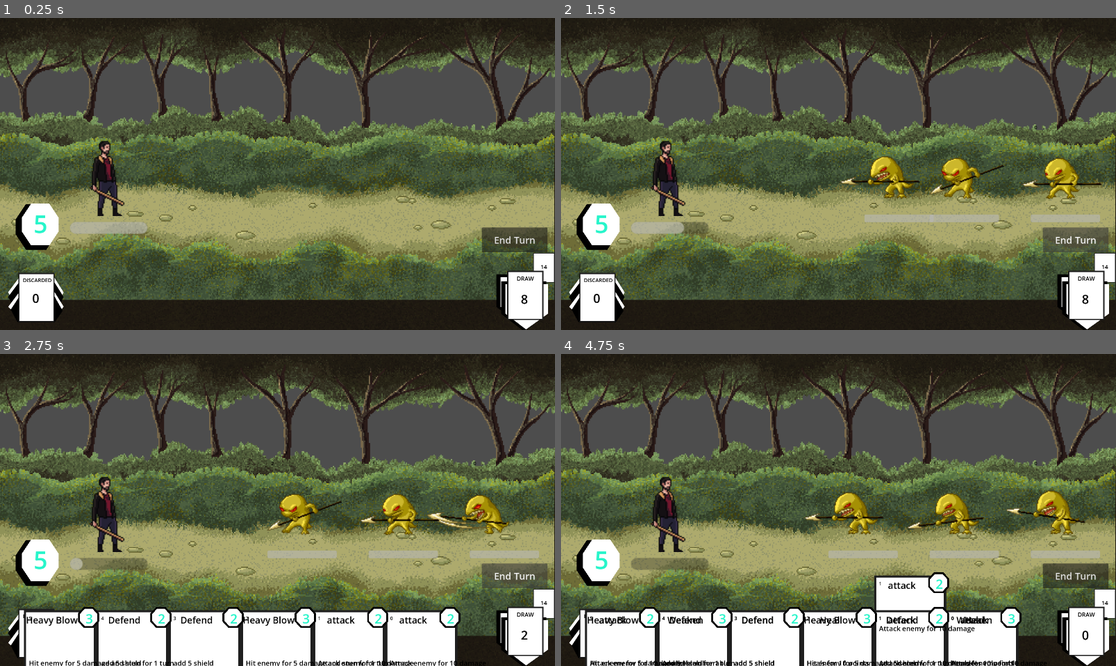
Above: before the commit, frames 1-4 (two rows, left to right).
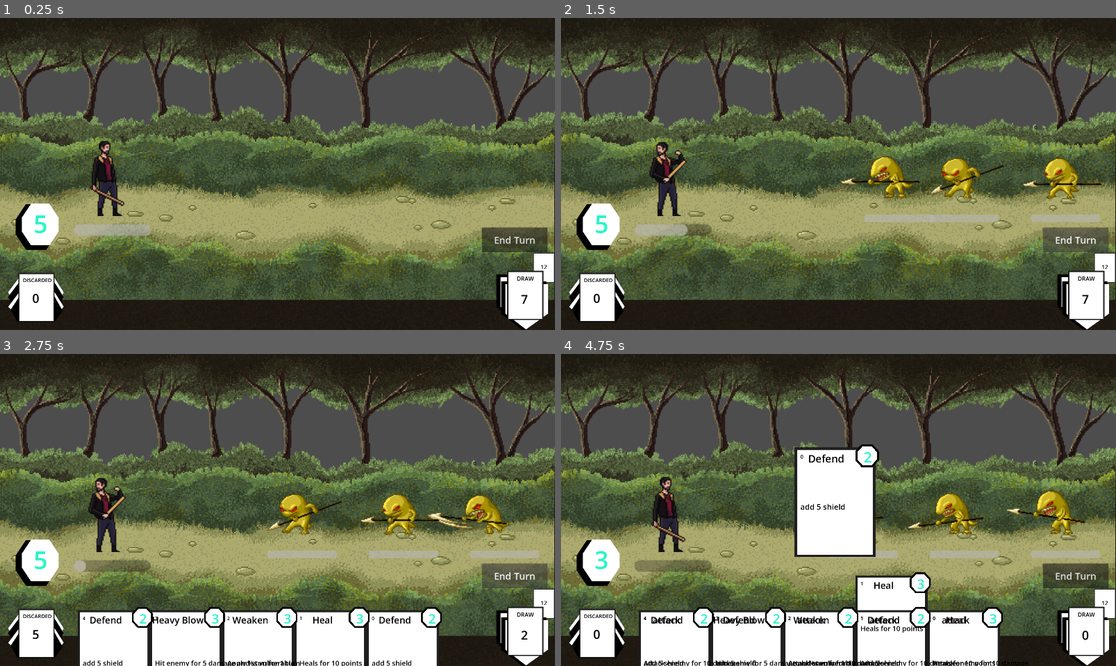
Above: after the commit, the same moments.

Repository: Leosten/card-game
Game: Godot game, scene res://main.tscn
Same seed, same stepped clock (60 frames per second), same inputs: the game is played once before the commit and once after it.
Inputs (mouse positions are in pixels of both pictures, inside the frame that each line leads up to):
- Up to frame 1 (0.25 s): no input
- Up to frame 2 (1.5 s): click "End Turn" at 0.5 s; click "End Turn" at 1.25 s
- Up to frame 3 (2.75 s): click "End Turn" at 2 s
- Up to frame 4 (4.75 s): move the mouse to (982, 656) at 2.77 s; click (982, 656) at 2.92 s; move the mouse to (988, 659) at 3.52 s; click (988, 659) at 3.67 s; move the mouse to (927, 659) at 4.27 s; click (927, 659) at 4.42 s

The runs differ from the first frame. In frame 1, 0.2% of the frame differs, in the area x 12-99%, y 65-92%; in frame 2, 0.9%; in frame 3, 6.0%; in frame 4, 12%, in the area x 4-99%, y 28-100%.

Commit message:
working state gameloop, starting ui elements, card hud as gui todo

Diff:
--- a/Manager/action_manager.gd
+++ b/Manager/action_manager.gd
@@ -2,7 +2,6 @@
 extends Node
 
 signal update_battle_state(battle_state : BattleState)
-
 signal card_used(card_data : CardData)
 
 func _ready() -> void:
@@ -10,13 +9,12 @@
 
 func cost_card_mana(battle_state: BattleState, card_cost):
 	battle_state.player_stats.current_mana -= card_cost
-	battle_state.player_stats.current_mana_changed.emit(card_cost)
+	battle_state.player_stats.current_mana_changed.emit()
 
 func use_card_on_enemy(card : CardData, battle_state: BattleState, monster_data: MonsterData):
 	if !card.allowed_targets.has(CardUtils.targets.ENEMY):
 		print("ERROR : target not allowed")
 	print("card used on monster %s" % str(monster_data.battle_position))
-
 	apply_card_action(battle_state, card, monster_data)
 
 func use_card_on_ally(card : CardData, battle_state: BattleState):
@@ -42,11 +40,9 @@
 			battle_state.player_stats = StatusUtils.apply_buffs(battle_state.player_stats, card.buffs)
 		if (enemy != null) :
 			if action == CardUtils.action_type.DAMAGE:
-				print("card attack type")
 				var final_damage = DamageUtils.calculate_final_damage(card.damage, battle_state.player_stats, enemy)
 				enemy = DamageUtils.apply_damage(final_damage, enemy)
 			if action == CardUtils.action_type.STATUS_EFFECTS:
-				print("card status type")
 				enemy = StatusUtils.apply_status_effects(enemy, card.status_effects)
 			check_for_death(enemy, battle_state)
 
@@ -74,5 +70,6 @@
 		monster.health = 0
 		battle_state.level_monsters.erase(monster)
 		print("enemy %s dead" % monster.battle_position)
+
 func use_card_on_all_enemies():
 	pass
--- a/Manager/battle_state.gd
+++ b/Manager/battle_state.gd
@@ -9,3 +9,4 @@
 
 func replenish_player_mana():
 	player_stats = CharacterUtils.replenish_mana(player_stats)
+	player_stats.current_mana_changed.emit()
--- a/Manager/character_manager.gd
+++ b/Manager/character_manager.gd
@@ -22,7 +22,7 @@
 	match character_id:
 		1:
 			print("Character number 1 starting deck")
-			return [0,0,0,0,1,1,1,1,2,2,3,3,4,4]
+			return [0,0,0,0,1,1,1,1,2,2,3,4]
 
 func _get_starting_stats(char_id):
 	match char_id:
@@ -33,5 +33,5 @@
 			player_stats.max_health = 90
 			player_stats.current_mana = 5
 			player_stats.max_mana = 5
-			player_stats.draw_value = 6
+			player_stats.draw_value = 5
 			return player_stats
--- a/Resources/Characters/1/Character1.gd
+++ b/Resources/Characters/1/Character1.gd
@@ -1,6 +1,5 @@
-extends CharacterBody2D
+extends TargetCharacter
 
-@onready var _animated_sprite = $AnimatedSprite2D
 @export var player_stats : PlayerStats
 
 func init(battle_state: BattleState):
@@ -15,7 +14,8 @@
 	player_stats.buffed
 
 func _process(_delta):
-	_animated_sprite.play("idle")
+	if not animating:
+		_animated_sprite.play("idle")
 
 func update():
 	$HealthBar.max_value = player_stats.max_health
@@ -28,6 +28,9 @@
 	#not used right now, scene update is in battle
 	pass
 
-func on_damage_taken():
-	#not used right now, scene update is in battle
-	pass
+func on_damage_taken(damage):
+	animating = true
+	_animated_sprite.stop()
+	_animated_sprite.play("damage_taken")
+	await _animated_sprite.animation_finished
+	animating = false
--- a/Resources/Characters/1/Character1.tscn
+++ b/Resources/Characters/1/Character1.tscn
@@ -68,7 +68,7 @@
 "duration": 1.0,
 "texture": SubResource("AtlasTexture_73yqu")
 }],
-"loop": 1,
+"loop": 0,
 "name": &"attack",
 "speed": 3.0
 }, {
@@ -80,7 +80,7 @@
 "texture": SubResource("AtlasTexture_lfjfh")
 }],
 "loop": 0,
-"name": &"damaged",
+"name": &"damage_taken",
 "speed": 3.0
 }, {
 "frames": [{
@@ -116,16 +116,15 @@
 
 [node name="AnimatedSprite2D" type="AnimatedSprite2D" parent="." unique_id=1122831603]
 sprite_frames = SubResource("SpriteFrames_ekkti")
-animation = &"attack"
-frame_progress = 0.74468255
+animation = &"damage_taken"
 
 [node name="CollisionShape2D" type="CollisionShape2D" parent="." unique_id=407755184]
 position = Vector2(-2.5, 28)
 shape = SubResource("RectangleShape2D_q7hkx")
 
-[node name="HealthBar" type="ProgressBar" parent="." unique_id=843287432]
-offset_left = -32.5
-offset_top = 68.5
-offset_right = 34.75
-offset_bottom = 78.75
+[node name="HealthBar" type="ProgressBar" parent="." unique_id=746671620]
+offset_left = -29.25
+offset_top = 71.25
+offset_right = 37.75
+offset_bottom = 81.25
 show_percentage = false
--- a/Resources/Characters/player_stats.gd
+++ b/Resources/Characters/player_stats.gd
@@ -2,7 +2,7 @@
 
 extends Targetable
 
-signal current_mana_changed(cost)
+signal current_mana_changed
 
 @export var current_mana : int = 5
 @export var max_mana : int = 5
--- /dev/null
+++ b/Resources/Characters/target_character.gd
@@ -0,0 +1,13 @@
+class_name TargetCharacter
+
+extends CharacterBody2D
+
+var animating = false
+@onready var _animated_sprite : AnimatedSprite2D = $AnimatedSprite2D
+
+func attack_animation():
+	animating = true
+	_animated_sprite.stop()
+	_animated_sprite.play("attack")
+	await _animated_sprite.animation_finished
+	animating = false
--- a/Utils/damage_utils.gd
+++ b/Utils/damage_utils.gd
@@ -23,6 +23,7 @@
 			target.damage_shielded.emit(damage_value)
 			return target
 	target.health -= damage_value
+	target.damage_taken.emit(damage_value)
 	check_for_death(target)
 	print("enemy damaged")
 	target.stats_changed.emit()
--- /dev/null
+++ b/View/Battle/character_stats_window.tscn
@@ -0,0 +1,26 @@
+[gd_scene format=3 uid="uid://bnp4uikc62nj1"]
+
+[node name="CharacterStatsWindow" type="Node2D" unique_id=1699102038]
+
+[node name="VBoxContainer" type="VBoxContainer" parent="." unique_id=212147831]
+offset_right = 596.0
+offset_bottom = 299.0
+
+[node name="HealthBar" type="ProgressBar" parent="VBoxContainer" unique_id=632292429]
+layout_mode = 2
+
+[node name="Health" type="Label" parent="VBoxContainer/HealthBar" unique_id=704031492]
+layout_mode = 0
+offset_left = 170.0
+offset_top = 84.0
+offset_right = 210.0
+offset_bottom = 107.0
+
+[node name="ShieldBar" type="ProgressBar" parent="VBoxContainer/HealthBar" unique_id=704427127]
+layout_mode = 0
+offset_left = 281.0
+offset_right = 597.0
+offset_bottom = 27.0
+
+[node name="list_icons" type="HBoxContainer" parent="VBoxContainer" unique_id=133163696]
+layout_mode = 2
--- a/View/Cards/card_hud.gd
+++ b/View/Cards/card_hud.gd
@@ -7,7 +7,7 @@
 @export var margin_between_cards = 18
 @export var card_size = 250
 @export var max_nb_of_cards = 10
-#const CardAnimationManager = preload("res://Manager/card_animation_manager.gd")
+
 var card_animation_manager : CardAnimationManager
 var displayed_hand: Array[Card] = []
 var card_hand_positions: Array[Area2D] = []
@@ -38,7 +38,6 @@
 func init_card_position() -> void:
 	#var viewport_size := get_viewport_rect().size
 	card_hand_positions = CardUtils.init_card_position(card_animation_manager.viewport_size, max_nb_of_cards, player_draw_value, card_size, margin_between_cards, left_margin, bottom_margin)
-	print("card positions init")
 
 func draw_cards(draw_value) -> void:
 	if draw_value <= 0:
@@ -48,12 +47,10 @@
 	if (draw_value >= draw_pile_remaining):
 		draw_value = draw_pile_remaining
 
-	#first add to player_hand
 	for index in draw_value:
 		var card_data = draw_pile.pop_front()
 		card_data.hand_position = index
 		player_hand.append(card_data)
-
 	update_piles_count()
 
 func check_draw_pile_size_reset():
@@ -76,9 +73,7 @@
 		card.clicked.connect(_on_card_clicked)
 		add_child(card)
 		displayed_hand.append(card)
-
 	await card_animation_manager.cards_appear_animation(displayed_hand, card_hand_positions)
-	print("display hand func")
 
 func discard_card(card_data: CardData):
 	card_used = true
@@ -110,7 +105,6 @@
 	for card_scene : Card in displayed_hand:
 		card_scene.queue_free()
 	displayed_hand.clear()
-	print("discard all")
 
 func init_player_deck():
 	player_deck = GameManager.get_player_deck()
--- a/View/Monsters/1/monster_1.tscn
+++ b/View/Monsters/1/monster_1.tscn
@@ -48,7 +48,7 @@
 "duration": 1.0,
 "texture": ExtResource("9_b5hmt")
 }],
-"loop": 1,
+"loop": 0,
 "name": &"damage_taken",
 "speed": 5.0
 }, {
@@ -101,12 +101,11 @@
 position = Vector2(49, -121)
 scale = Vector2(3, 3)
 sprite_frames = SubResource("SpriteFrames_qosxv")
-animation = &"damage_taken"
-frame_progress = 0.97409517
+animation = &"attack"
 
 [node name="CollisionShape2D" parent="Area2D" parent_id_path=PackedInt32Array(886200655) index="0" unique_id=1799351193]
 position = Vector2(-5.5, -102)
-shape = SubResource("RectangleShape2D_dfrsi")
+shape = SubResource("RectangleShape2D_ixagl")
 
 [node name="MonsterName" parent="." index="2" unique_id=1164102193]
 offset_left = 0.0
--- a/View/Monsters/monster.gd
+++ b/View/Monsters/monster.gd
@@ -1,19 +1,25 @@
 class_name Monster
+
 extends AnimatableBody2D
+
+signal clicked(monster_data: MonsterData)
+signal hovered(monster_data: MonsterData)
+signal dead(monster_data: MonsterData)
 
 @onready var _animated_sprite : AnimatedSprite2D = $AnimatedSprite2D
 @export var monster_data : MonsterData = null
+
 var battle_position
-signal clicked(monster_data: MonsterData)
-signal hovered(monster_data: MonsterData)
-signal dead(monster_data: MonsterData)
 var animating : bool = false
 var dying : bool = false
 
 func _ready() -> void:
-	print('mnster rdy')
 	input_event.connect(_on_input_event)
 	update_health_bar()
+
+func _process(_delta):
+	if not animating:
+		_animated_sprite.play("idle")
 
 func init_data(m_data: MonsterData):
 	monster_data = m_data
@@ -26,16 +32,6 @@
 	monster_data.acting.connect(on_action)
 	monster_data.damage_taken.connect(on_damage_taken)
 	monster_data.death.connect(on_monster_dead)
-
-func _process(_delta):
-	if monster_data.health <= 0:
-		update_health_bar()
-		if not dying:
-			on_monster_dead()
-		#_animated_sprite.play("death")
-		#_animated_sprite.animation_finished.connect(on_death_finish)
-	elif not animating:
-		_animated_sprite.play("idle")
 
 func set_battle_position(battle_position):
 	monster_data.battle_position = battle_position
@@ -57,18 +53,11 @@
 	hovered.emit(monster_data)
 
 func update_health_bar():
-	#print("health bar value : %s" % str(monster_data.health))
 	$HealthBar.max_value = monster_data.max_health
 	$HealthBar.value = monster_data.health
 
-#func update_monster_state(monster_d):
-	#monster_data = monster_d
-	#update_health_bar()
-
 func on_monster_dead():
-	if dying:
-		return
-	dying = true
+	animating = true
 	_animated_sprite.stop()
 	_animated_sprite.play("death")
 	await _animated_sprite.animation_finished
@@ -88,7 +77,6 @@
 	match action_type:
 		MonsterUtils.action_types.DAMAGE:
 			attack_animation()
-	emit_signal("animation_finished")
 
 func attack_animation():
 	animating = true
@@ -98,7 +86,6 @@
 	animating = false
 
 func on_action(action_type):
-	print("action animation")
 	play_action_animation(action_type)
 
 func on_damage_taken(damage):
@@ -109,5 +96,4 @@
 	animating = false
 
 func on_stats_changed():
-	print("monster scene on stats changed")
 	update_health_bar()
--- a/battle.gd
+++ b/battle.gd
@@ -9,9 +9,6 @@
 var monsters_displayed : Array[Monster]
 var player_character : CharacterBody2D
 var death_timer: SceneTreeTimer
-#const StageManager = preload("res://Manager/stage_manager.gd")
-#const ActionManager = preload("res://Manager/action_manager.gd")
-#const BattleAnimationManager = preload("res://Manager/battle_animation_manager.gd")
 
 var stage_manager : StageManager
 var action_manager : ActionManager
@@ -101,7 +98,8 @@
 func on_card_used(card_data : CardData):
 	card_hand_hud.discard_card(card_clicked)
 
-func on_mana_changed(cost):
+func on_mana_changed():
+	print("mana changed")
 	update_player_mana()
 	card_hand_hud.update_displayed_hand_cost(battle_state)
 
@@ -112,7 +110,13 @@
 	print("monster %s dead!" % monster.battle_position)
 	Events.monster_dead.emit(monster)
 	battle_state.level_monsters.erase(monster)
+	check_monsters_dead()
 	monsters_displayed = MonsterUtils.remove_monster_dead_display(monsters_displayed, monster)
+
+func check_monsters_dead():
+	if battle_state.level_monsters.is_empty() == true:
+		print("WIN all enemies dead")
+		#show results
 
 func update_player_mana():
 	var color
@@ -127,7 +131,6 @@
 	for enemy in battle_state.level_monsters:
 		action_manager.enemy_cycle(battle_state, enemy)
 		await get_tree().create_timer(0.5).timeout
-	#emit_signal("enemy_turn_finished")
 
 func _on_end_turn_button_pressed() -> void:
 	card_hand_hud.end_turn()
@@ -138,4 +141,3 @@
 	update_player_mana()
 	card_hand_hud.new_turn()
 	enemy_turn = false
-	print(battle_state.level_monsters)
Not shown, added: Resources/Characters/target_character.gd.uid
Not shown: 1 places in View/Monsters/1/monster_1.tscn that only renumber resources
